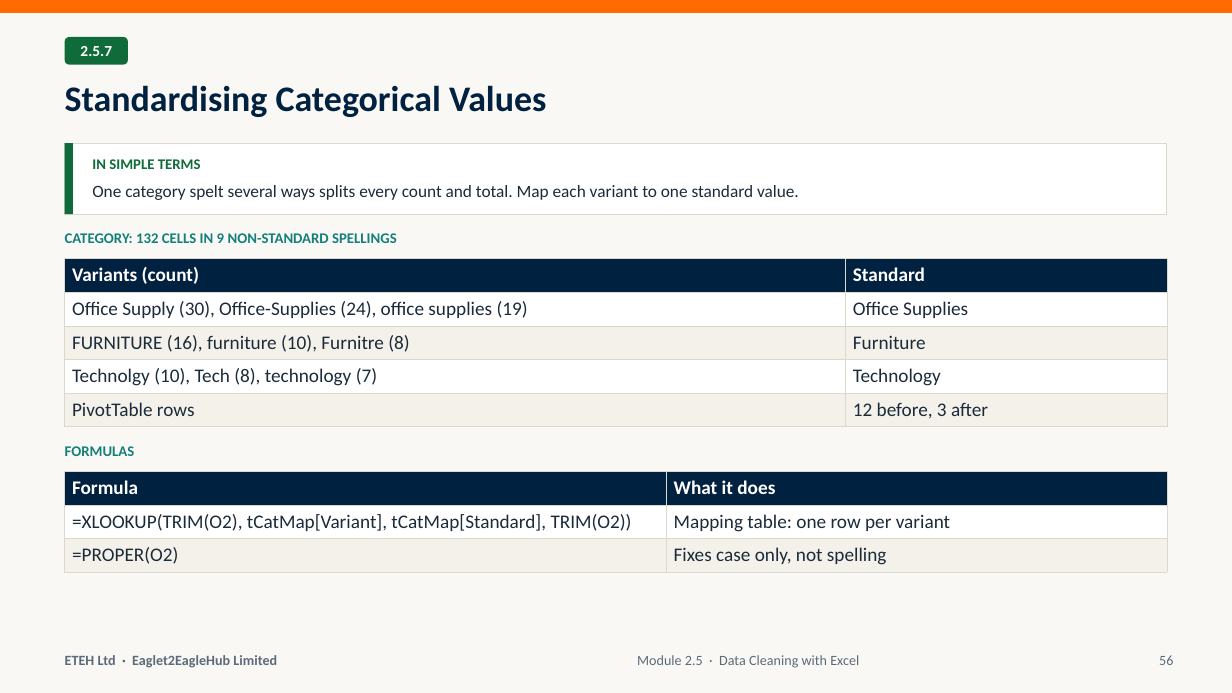
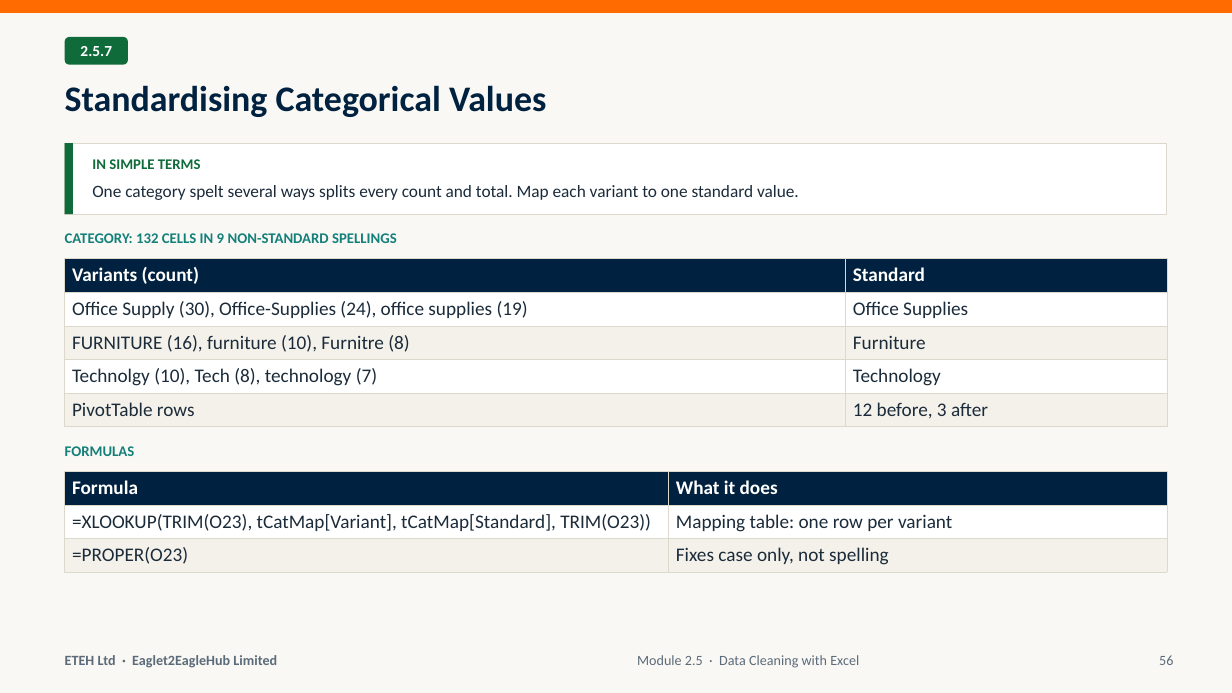
Before and after one commit to MaxiKen/ETEH, a slide deck: slide 56 of ETEH_Bootcamp_Pack/ETEH_Vol2_Week2_PowerQuery_Pivots_Slides.pptx. Drawn at 1232x693 pixels with LibreOffice and Linux fonts; fonts in the diff are those of the drawing. Boxes give left, top, right and bottom in pixels: in the first picture for what was removed or moved away, otherwise in the second. Text is boxed around its words. In the diff, an @@ line names an element or a change of style, - is before the commit and + after.

Commit message:
v3 Week 2: practice workbook covering all 175 topics (2.1-2.11), live PivotTables on tSM; deck cites real tDirty25 cells; verifier: Excel TRIM, NETWORKDAYS holidays, reset after eval errors; escape quotes in text checks

```diff
--- a/ETEH_Bootcamp_Pack/ETEH_Vol2_Week2_PowerQuery_Pivots_Slides.pptx
+++ b/ETEH_Bootcamp_Pack/ETEH_Vol2_Week2_PowerQuery_Pivots_Slides.pptx
@@ table at (65,471,1167,572) @@
-row 2, column 1: =XLOOKUP(TRIM(O2), tCatMap[Variant], tCatMap[Standard], TRIM(O2))
+row 2, column 1: =XLOOKUP(TRIM(O23), tCatMap[Variant], tCatMap[Standard], TRIM(O23))
-row 3, column 1: =PROPER(O2)
+row 3, column 1: =PROPER(O23)
```
Also in this commit, not shown: 5 other slides changed, 12 other files.
